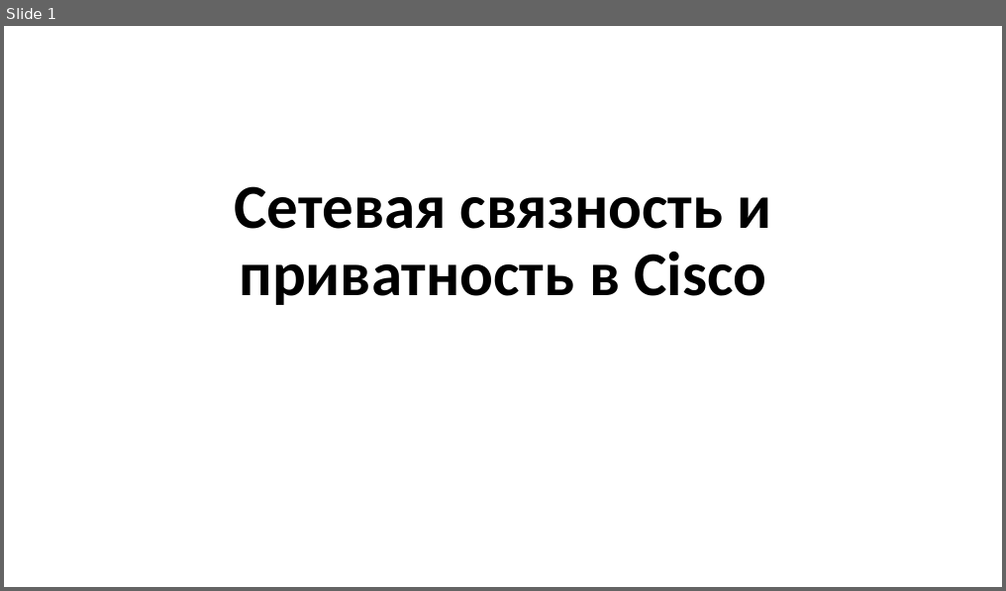
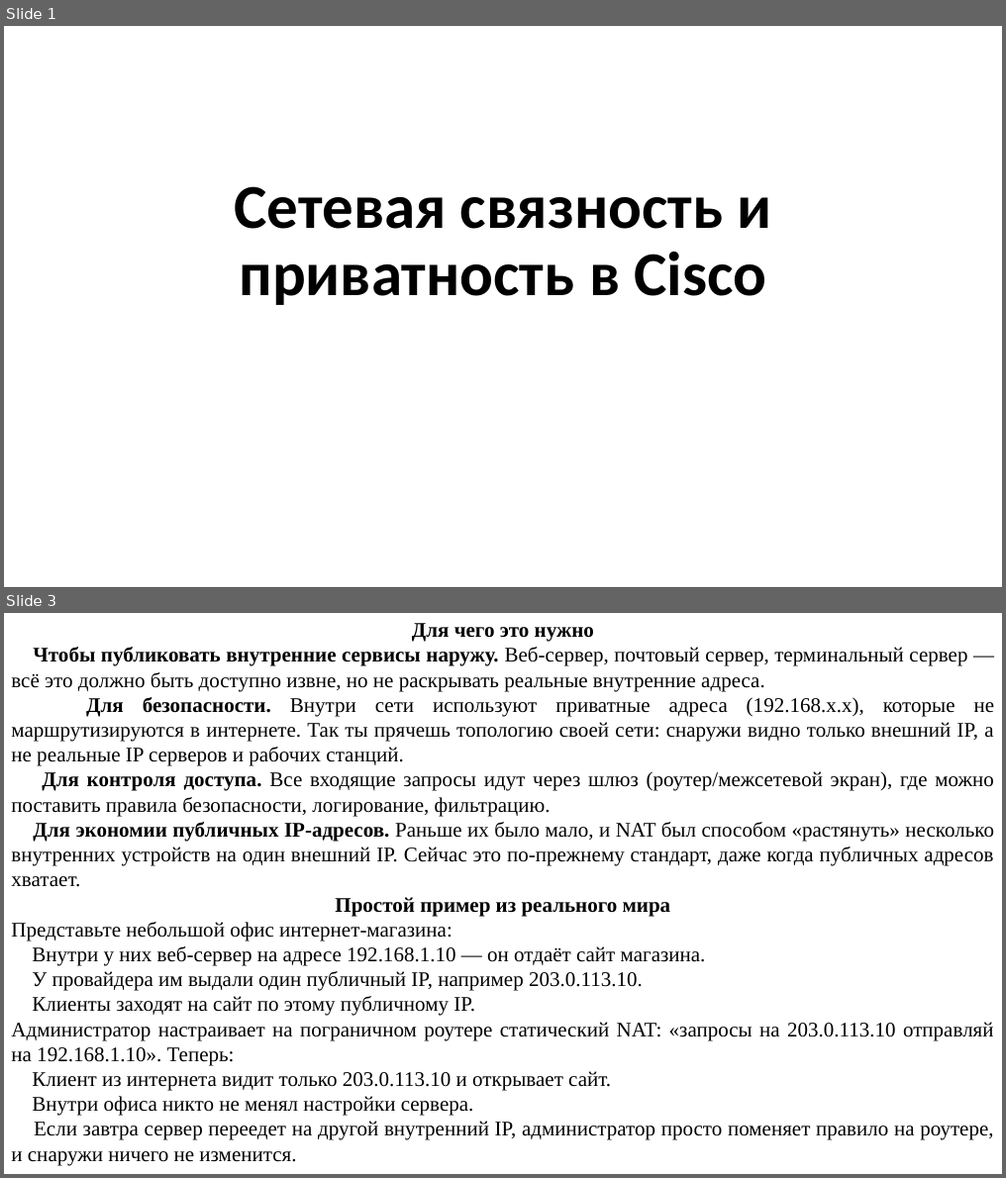
Before and after one commit to mbdatateach/site, a slide deck: АИС/практики/АИС Практика 10.pptx. Shown one above the other, each under a label of ours: slide 1 before the commit, slides 1 and 3 after it; the slides between them are not shown. The pictures are 1006x591 and 1006x1178 pixels, drawn with LibreOffice and Linux fonts; fonts in the diff are those of the drawing. Boxes give left, top, right and bottom in pixels: in the first picture for what was removed or moved away, otherwise in the second. Text is boxed around its words. In the diff, an @@ line names an element or a change of style, - is before the commit and + after.

```diff
--- a/АИС/практики/АИС Практика 10.pptx
+++ b/АИС/практики/АИС Практика 10.pptx
@@ slide 3 added at [4, 613, 1002, 1174], background #FFFFFF @@
@@ text added at [11, 623, 995, 1165], 20 pt, text #000000 @@
+Для чего это нужно
+Чтобы публиковать внутренние сервисы наружу. Веб‑сервер, почтовый сервер, терминальный сервер — всё это должно быть доступно извне, но не раскрывать реальные внутренние адреса.
+Для безопасности. Внутри сети используют приватные адреса (192.168.x.x), которые не маршрутизируются в интернете. Так ты прячешь топологию своей сети: снаружи видно только внешний IP, а не реальные IP серверов и рабочих станций.
+Для контроля доступа. Все входящие запросы идут через шлюз (роутер/межсетевой экран), где можно поставить правила безопасности, логирование, фильтрацию.
+Для экономии публичных IP‑адресов. Раньше их было мало, и NAT был способом «растянуть» несколько внутренних устройств на один внешний IP. Сейчас это по‑прежнему стандарт, даже когда публичных адресов хватает.
+Простой пример из реального мира
+Представьте небольшой офис интернет‑магазина:
+Внутри у них веб‑сервер на адресе 192.168.1.10 — он отдаёт сайт магазина.
+У провайдера им выдали один публичный IP, например 203.0.113.10.
+Клиенты заходят на сайт по этому публичному IP.
+Администратор настраивает на пограничном роутере статический NAT: «запросы на 203.0.113.10 отправляй на 192.168.1.10». Теперь:
+Клиент из интернета видит только 203.0.113.10 и открывает сайт.
+Внутри офиса никто не менял настройки сервера.
+Если завтра сервер переедет на другой внутренний IP, администратор просто поменяет правило на роутере, и снаружи ничего не изменится.
```
Also in this commit, not shown: 1 slide changed, 5 other slides added, 6 other files.
